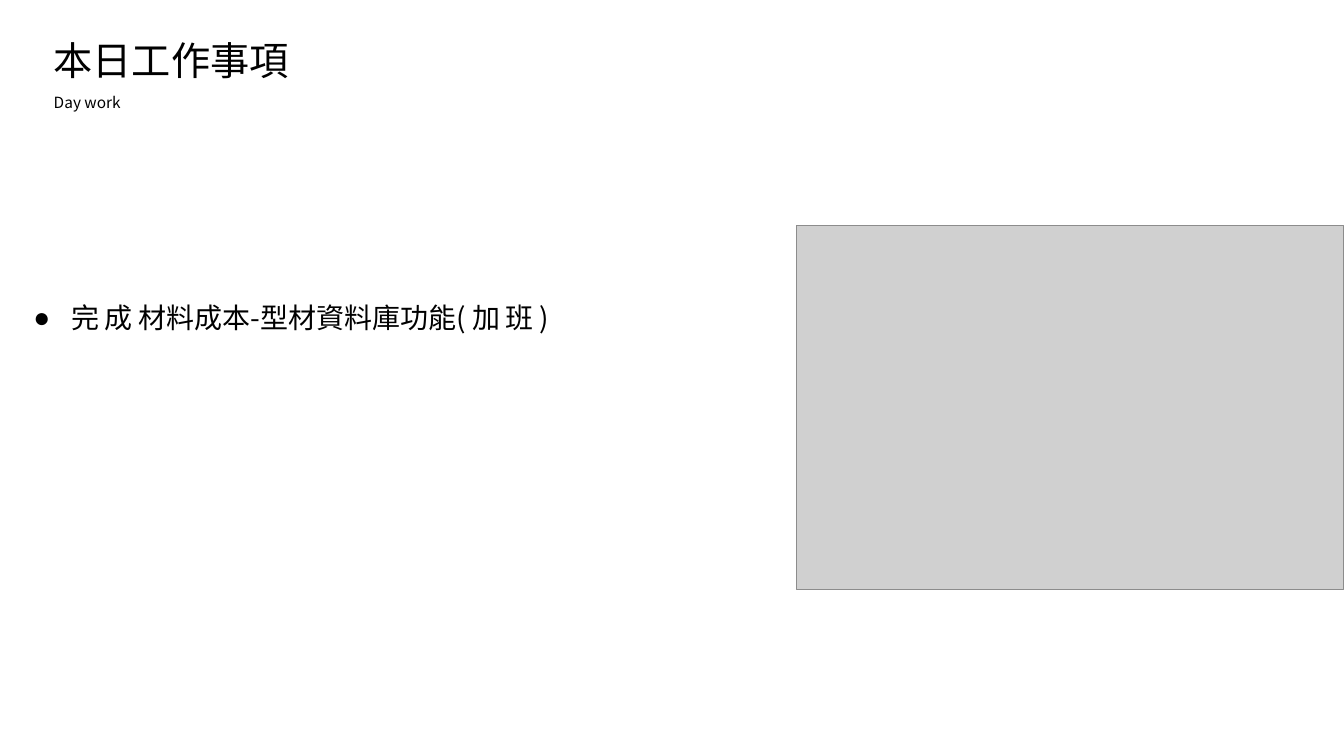
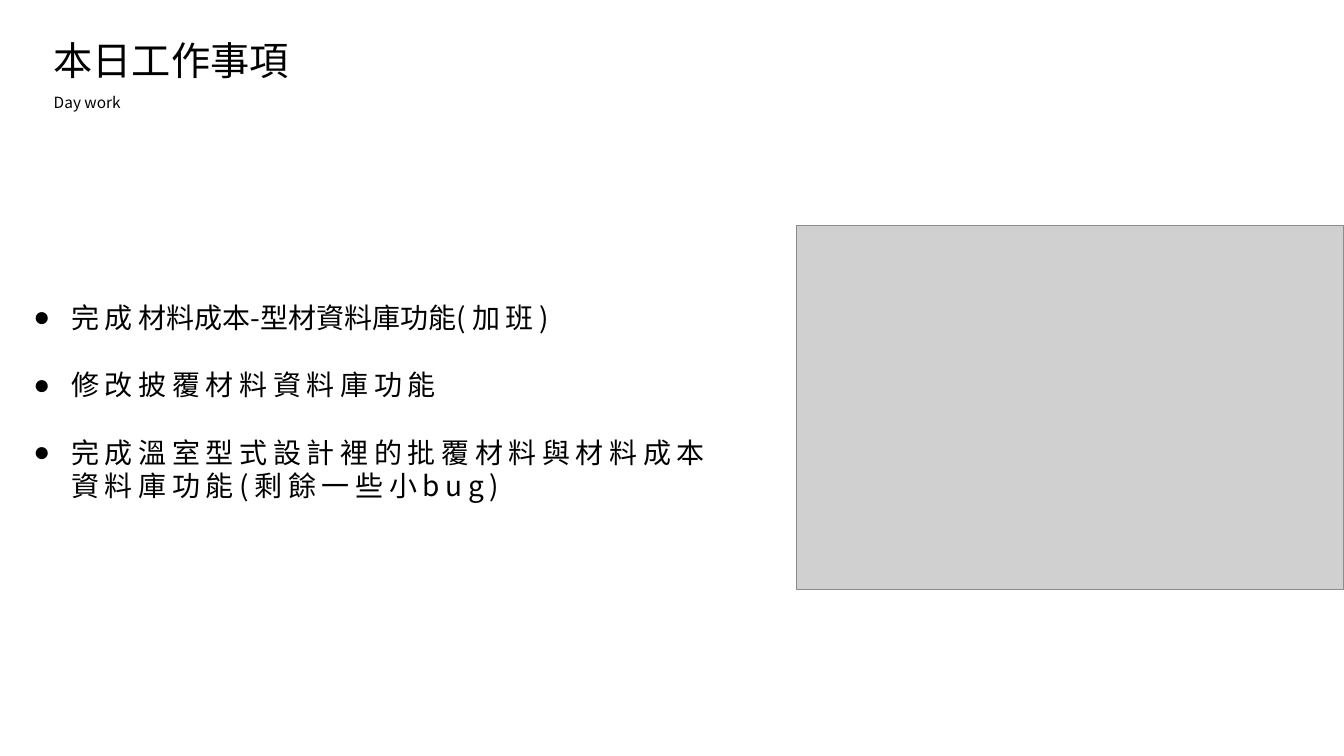
Before and after one commit to king637324/KnowledgeGreenhouseSystem, a slide deck: slide 2 of 工作日報_葉柏漢/2021.08/2021.08.23(加班)~2021.08.24工作日報_葉柏漢.pptx. Drawn at 1344x756 pixels with LibreOffice and Linux fonts; fonts in the diff are those of the drawing; grey boxes stand for pictures. Boxes give left, top, right and bottom in pixels: in the first picture for what was removed or moved away, otherwise in the second. Text is boxed around its words. In the diff, an @@ line names an element or a change of style, - is before the commit and + after.

```diff
--- a/工作日報_葉柏漢/2021.08/2021.08.23(加班)~2021.08.24工作日報_葉柏漢.pptx
+++ b/工作日報_葉柏漢/2021.08/2021.08.23(加班)~2021.08.24工作日報_葉柏漢.pptx
@@ text at <box>71,371,705,503</box>: paragraphs added @@
+● 修改披覆材料資料庫功能
+● 完成溫室型式設計裡的批覆材料與材料成本資料庫功能(剩餘一些小bug)
```
Also in this commit, not shown: 1 other slide changed, 2 slides added, 4 other files.
